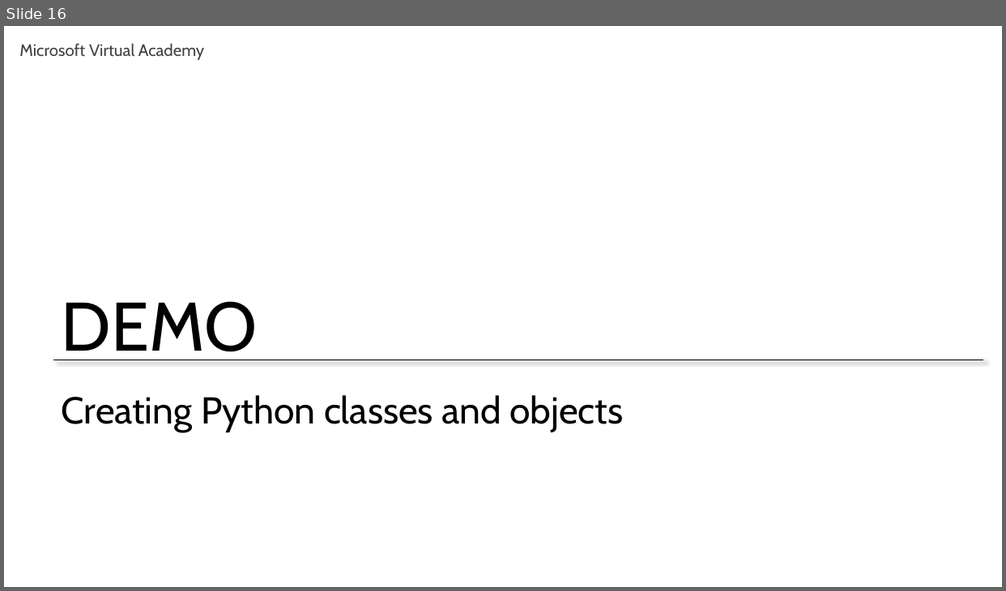
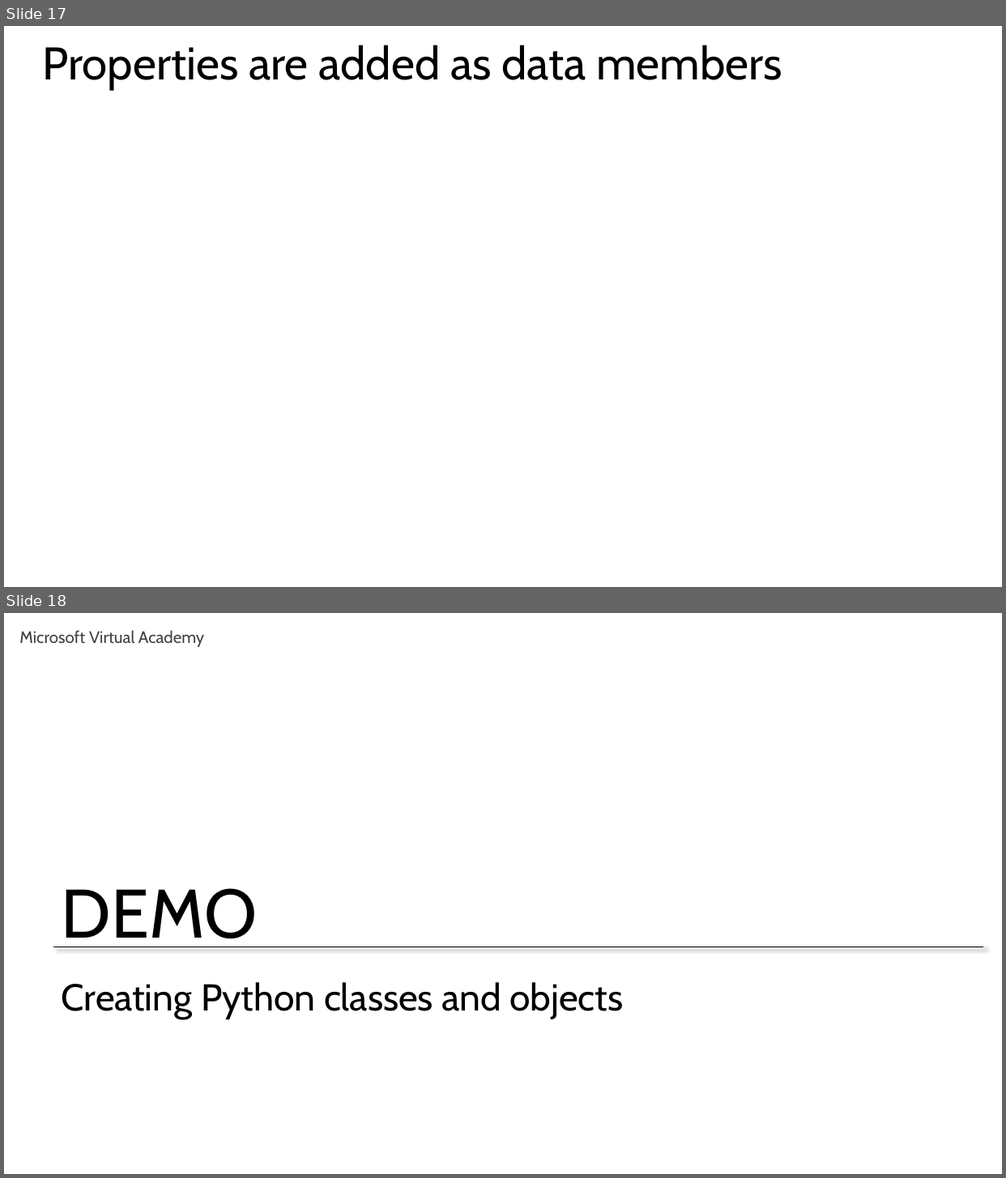
Before and after one commit to mkscala/AdvancedFlask, a slide deck: Slides/Module 2 - Object Oriented Programming.pptx. Shown one above the other, each under a label of ours: slide 16 before the commit, slides 17 and 18 after it. The pictures are 1006x591 and 1006x1178 pixels, drawn with LibreOffice and Linux fonts; fonts in the diff are those of the drawing. Boxes give left, top, right and bottom in pixels: in the first picture for what was removed or moved away, otherwise in the second. Text is boxed around its words. In the diff, an @@ line names an element or a change of style, - is before the commit and + after.

```diff
--- a/Slides/Module 2 - Object Oriented Programming.pptx
+++ b/Slides/Module 2 - Object Oriented Programming.pptx
@@ slide 17 added at box(4, 26, 1002, 587), background #FFFFFF @@
@@ title added at box(43, 45, 782, 90), 44 pt, text #000000 @@
+Properties are added as data members
@@ what was slide 16 is now slide 18 @@
```
Also in this commit, not shown: 10 slides changed, 4 other slides added, 3 other files.
